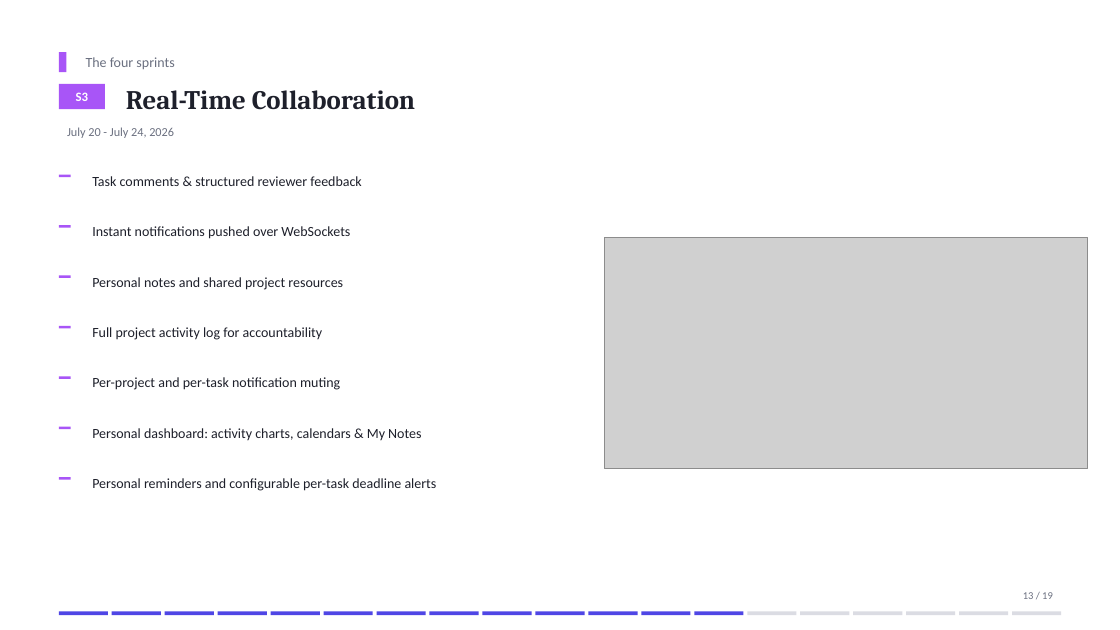
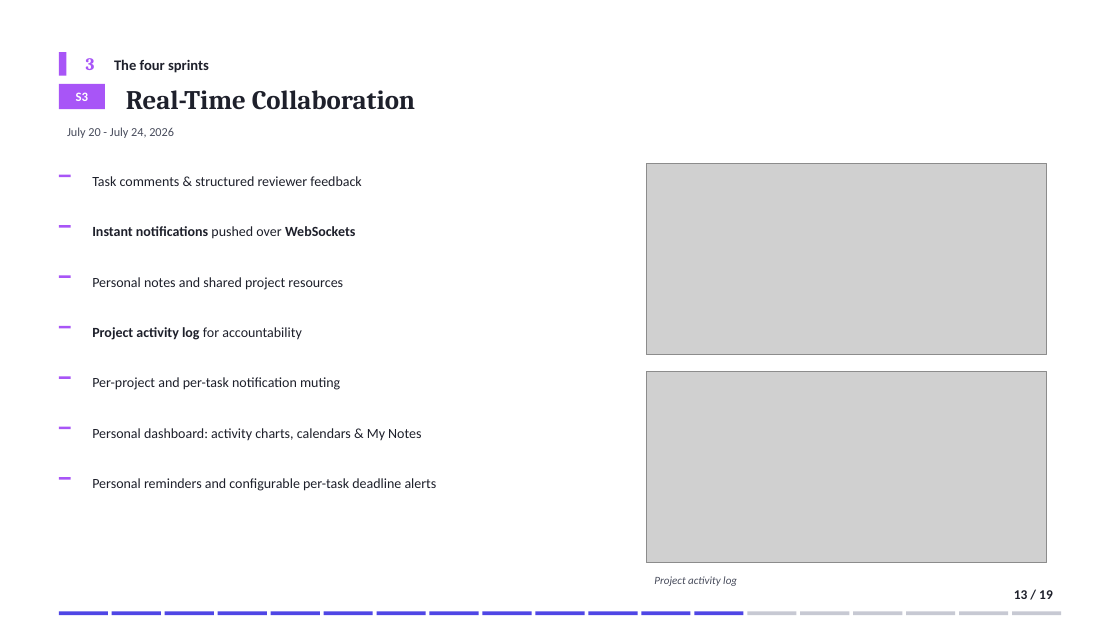
Before and after one commit to domdomxy/synkro, a slide deck: slide 13 of Synkro_PFA_Defense.pptx. Drawn at 1120x630 pixels with LibreOffice and Linux fonts; fonts in the diff are those of the drawing; grey boxes stand for pictures. Boxes give left, top, right and bottom in pixels: in the first picture for what was removed or moved away, otherwise in the second. Text is boxed around its words. In the diff, an @@ line names an element or a change of style, - is before the commit and + after.

```diff
--- a/Synkro_PFA_Defense.pptx
+++ b/Synkro_PFA_Defense.pptx
@@ rectangle: place and size @@
-rectangle at [59, 52, 66, 72]
+rectangle at [59, 52, 66, 76]
@@ text added at [86, 58, 95, 70], 15 pt, text #A855F7, bold @@
+3
@@ text "The four sprints": place and size @@
-text "The four sprints" at [86, 57, 174, 69]
+text "The four sprints" at [114, 59, 209, 73]
@@ text "The four sprints" at [114, 59, 209, 73]: size 12 to 12.5 pt, text colour #6B7080 to #1E202B, bold on @@
@@ text "July 20 - July 24, ..." at [67, 127, 174, 138]: text colour #6B7080 to #484C5C @@
@@ picture: place and size @@
-picture at [605, 238, 1088, 468]
+picture at [646, 164, 1047, 355]
@@ rectangle added at [646, 164, 1047, 355], outline #C7C9D3 1 pt @@
@@ text "Instant notifications pushed over WebSockets" at [92, 226, 355, 239]: bold on in "Instant notifications WebSockets" @@
@@ rectangle removed at [605, 238, 1088, 468] @@
@@ text at [92, 327, 301, 340]: text changed; bold on @@
-Full project activity log for accountability
+Project activity log for accountability
@@ rectangle added at [646, 371, 1047, 562], outline #C7C9D3 1 pt @@
@@ picture added at [646, 371, 1047, 562] @@
@@ text added at [654, 576, 737, 586], 9.5 pt, text #484C5C, italic @@
+Project activity log
@@ text "13 / 19": place and size @@
-text "13 / 19" at [1023, 592, 1053, 599]
+text "13 / 19" at [1014, 590, 1053, 599]
@@ text "13 / 19" at [1014, 590, 1053, 599]: size 9 to 11.5 pt, text colour #6B7080 to #1E202B, bold on @@
@@ fill #DBDCE3 to #C7C9D3 in 6 elements at [748, 612, 797, 615], [801, 612, 850, 615], [854, 612, 903, 615], [907, 612, 956, 615], [960, 612, 1009, 615], [1012, 612, 1062, 615] @@
```
Also in this commit, not shown: 18 other slides changed, 2 other files.
